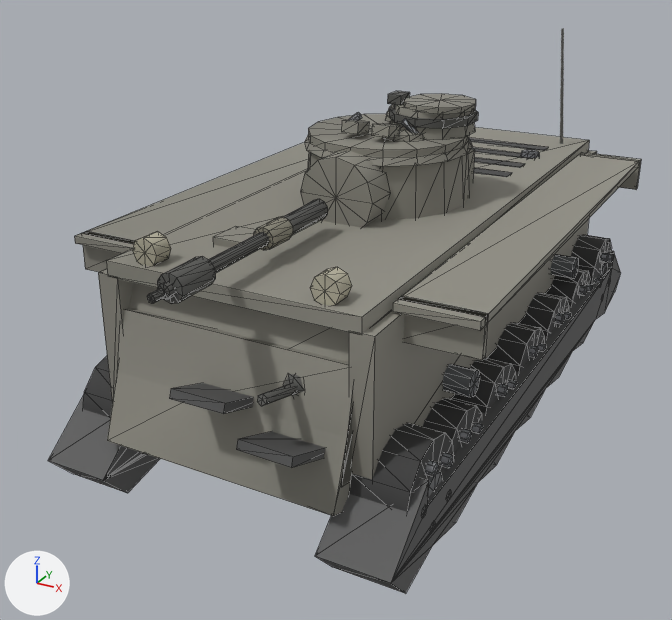
The glTF model client/assets/models/somua.glb as it was, and as the next commit left it.
The view is the same before and after, from a 50 mm lens placed at (3.41, -7.32, 4.29), pointed at (-0.26, -0.64, 0.95). Arrows for +X, +Y and +Z are at lower left; the lights stay in place. The picture after the commit comes second. Mesh edges are drawn as thin lines on the coarser meshes. Where no turn or scale is listed for an object, it has been applied to the vertices. Vertices at exactly the same position are counted once.

Objects in the first picture: 'barrel', 'glacis', 'hullSide', 'hullTop', 'lowerPlate', 'mantlet', 'tracks', 'turretFront', 'turretRoof', 'wheel10', 'wheel12', 'wheel9' and 8 more.
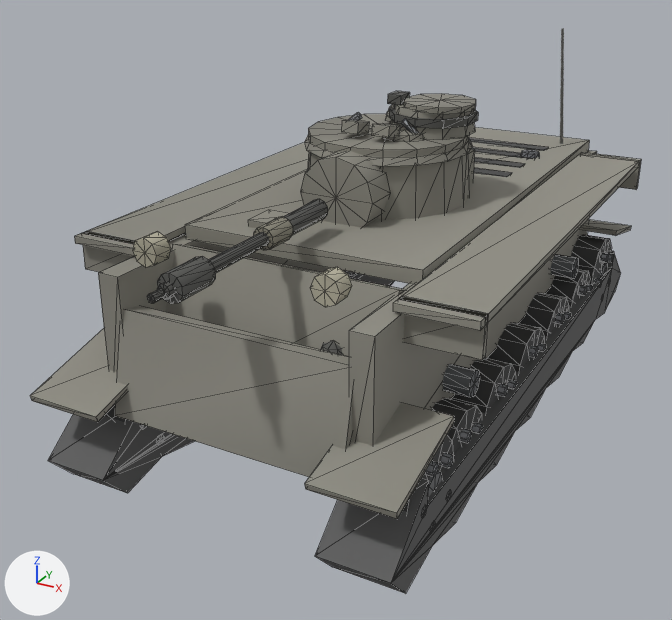
Where the change shows, as pixel boxes (x1, y1, x2, y2) in the pictures (672 x 620 px; the box of a moved part takes in the faces that stretch with it):
'tracks', reshaped (9% taller)
    before: (48, 250, 621, 593)
    after: (30, 220, 631, 593)
'glacis', reshaped
    before: (107, 226, 352, 516)
    after: (166, 210, 405, 357)
'hullTop', reshaped (16% narrower, 24% shorter)
    before: (106, 127, 589, 335)
    after: (185, 127, 589, 284)
part 1 of me_mesh_14, added
    after: (30, 220, 631, 519)
part 2 of me_mesh_16, moved or reshaped
    before: (107, 282, 352, 516)
    after: (166, 244, 405, 357)
part 3 of me_mesh_16, moved or reshaped
    before: (213, 226, 255, 248)
    after: (248, 210, 289, 228)
part 4 of me_mesh_16, moved or reshaped (mostly hidden)
    before: (283, 374, 304, 396)
    after: (321, 341, 342, 355)
part 5 of me_mesh_16, moved or reshaped (not visible afterwards)
    before: (257, 383, 297, 406)
part 6 of me_mesh_16, moved or reshaped (not visible afterwards)
    before: (169, 383, 253, 414)
part 7 of me_mesh_16, moved or reshaped (not visible afterwards)
    before: (236, 431, 326, 467)
'wheel12', unchanged, covered by the edit
    before: (349, 423, 454, 512)
    after: (402, 435, 454, 512)

The edits, one by one:
me_mesh_14 is used by ob_tracks; location (0.0, 0.0, 0.0).
me_mesh_14 had 152 vertices, 280 faces and spanned x -1.46..1.46, y -3.05..3.05, z 0.1..1.07.
me_mesh_14 now has 184 vertices, 328 faces and spans x -1.5..1.5, y -3.09..3.05, z 0.1..1.16.
Part 1, on me_mesh_14:
16 vertices are added at x -1.5..0.86, y -3.09..3.05, z 0.88..1.16.
16 new vertices lie (0.64, 0.0, 0.0) away from vertices in x -1.5..0.86, y -3.09..3.05, z 0.88..1.16.
48 new faces join them.
me_mesh_16 is used by ob_glacis; location (0.0, 0.0, 0.0).
me_mesh_16 had 80 vertices, 132 faces and spanned x -0.96..0.96, y -3.17..-1.7, z 0.54..2.0.
me_mesh_16 now has 80 vertices, 132 faces and spans x -0.96..0.96, y -2.7..-1.23, z 0.52..2.0.
me_mesh_16 part 2: the loose piece of 8 vertices spanning x -0.96..0.96, y -2.9..-2.24, z 0.54..1.9 is moved by (0.0, 0.46, -0.03).
me_mesh_16 part 3: the loose piece of 8 vertices spanning x -0.56..-0.26, y -2.0..-1.7, z 1.87..2.0 is moved by (0.0, 0.47, 0.0).
me_mesh_16 part 4: the loose piece of 26 vertices spanning x 0.41..0.65, y -2.71..-2.47, z 1.21..1.45 is moved by (0.0, 0.47, 0.0).
me_mesh_16 part 5: the loose piece of 14 vertices spanning x 0.5..0.57, y -3.06..-2.6, z 1.27..1.46 is moved by (0.0, 0.47, 0.0).
me_mesh_16 part 6: the loose piece of 8 vertices spanning x -0.21..0.25, y -3.1..-2.3, z 0.99..1.33 is moved by (0.0, 0.47, 0.0).
me_mesh_16 part 7: the loose piece of 8 vertices spanning x 0.39..0.84, y -3.17..-2.37, z 0.8..1.14 is moved by (0.0, 0.47, 0.0).
Other edits to the shape of me_mesh_16 do not show in these pictures.
me_mesh_19 is used by ob_hulltop; location (0.0, 0.0, 0.0).
Before the commit, vertices of me_mesh_19: 0 (1.02, -2.65, 1.94) at pixel (361, 317), 1 (1.02, -2.65, 1.82) at pixel (361, 335), 6 (-1.02, -2.65, 1.94) at pixel (106, 260), 7 (-1.02, -2.65, 1.82) at pixel (107, 276).
me_mesh_19 had 76 vertices, 124 faces and spanned x -1.02..1.02, y -2.65..2.65, z 1.82..1.98.
me_mesh_19 now has 76 vertices, 124 faces and spans x -1.02..1.02, y -1.73..2.65, z 1.82..1.98.
Part 8, on me_mesh_19:
Vertices 0, 1, 6, 7 of me_mesh_19 move by (0.0, 0.92, 0.0).
